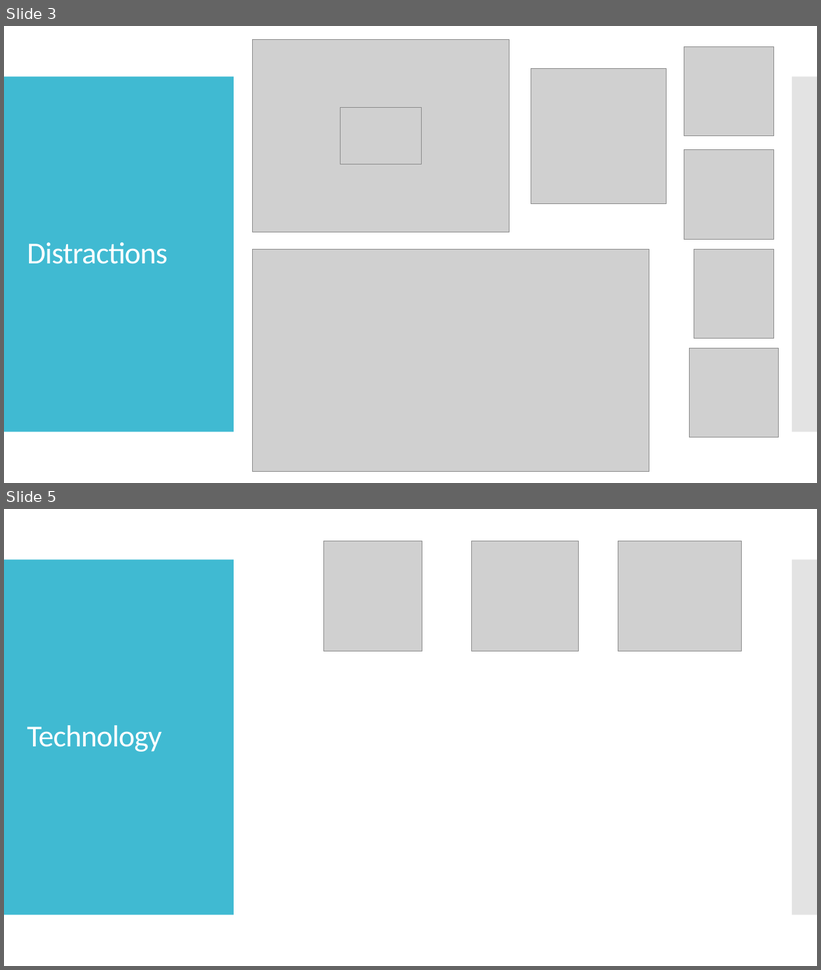
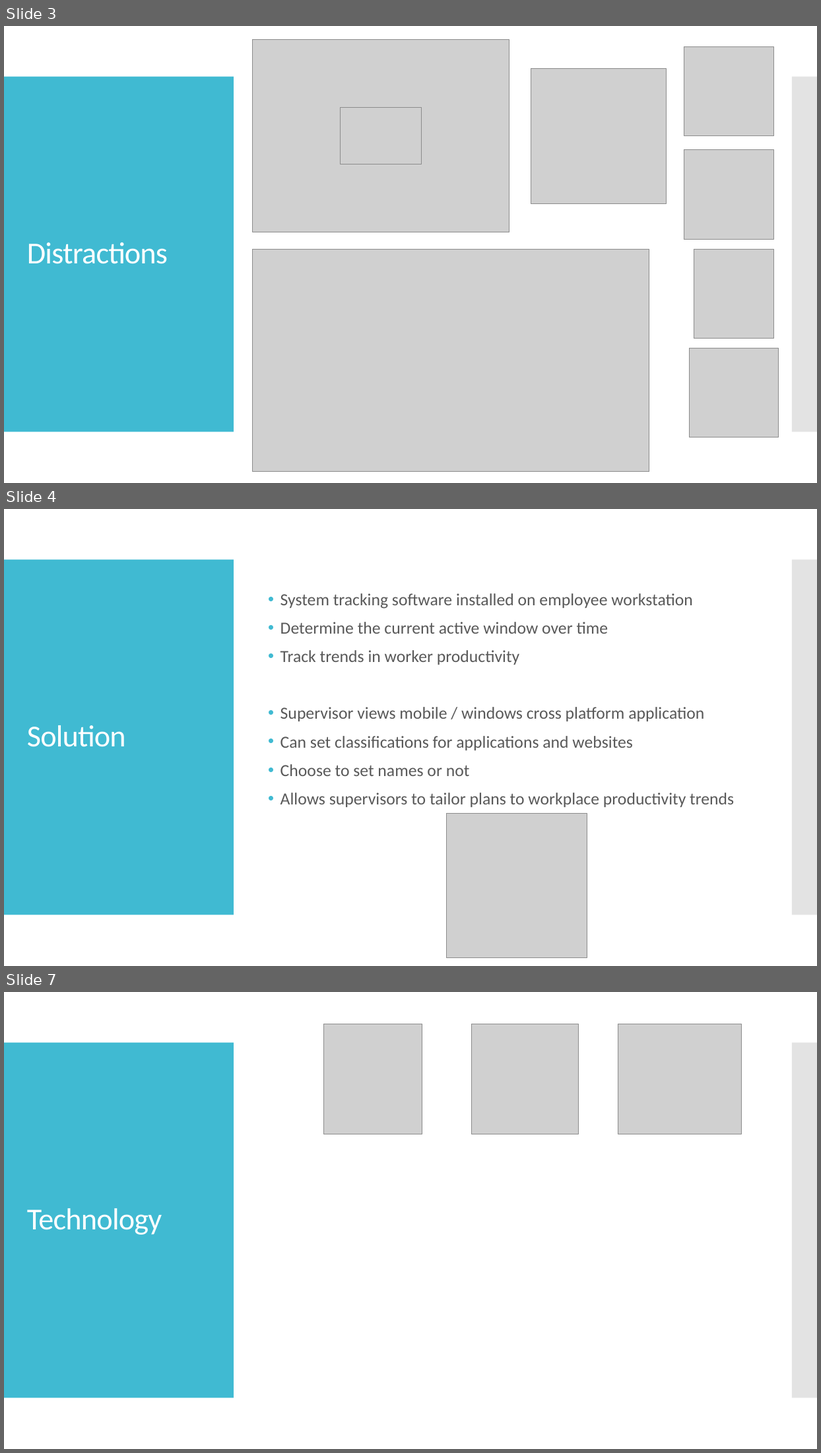
Before and after one commit to SaviMohan/Timekeeper, a slide deck: Planning/Timekeeper.pptx. Shown one above the other, each under a label of ours: slides 3 and 5 before the commit, slides 3, 4 and 7 after it; the slides between them are not shown. The pictures are 821x970 and 821x1453 pixels, drawn with LibreOffice and Linux fonts; fonts in the diff are those of the drawing; grey boxes stand for pictures. Boxes give left, top, right and bottom in pixels: in the first picture for what was removed or moved away, otherwise in the second. Text is boxed around its words. In the diff, an @@ line names an element or a change of style, - is before the commit and + after.

```diff
--- a/Planning/Timekeeper.pptx
+++ b/Planning/Timekeeper.pptx
@@ slide 4 added at (4,509,817,966), background #FFFFFF; not listed: 2 template elements that a slide beside it also shows @@
@@ text added at (281,593,734,807), 20 pt, text #595959 @@
+• System tracking software installed on employee workstation
+• Determine the current active window over time
+• Track trends in worker productivity
+• Supervisor views mobile / windows cross platform application
+• Can set classifications for applications and websites
+• Choose to set names or not
+• Allows supervisors to tailor plans to workplace productivity trends
@@ title added at (27,725,126,747), 36 pt, text #FFFFFF @@
+Solution
@@ picture added at (447,814,587,958) @@
@@ what was slide 5 is now slide 7 @@
```
Also in this commit, not shown: 2 other slides added, 3 slides removed, 1 other file.
